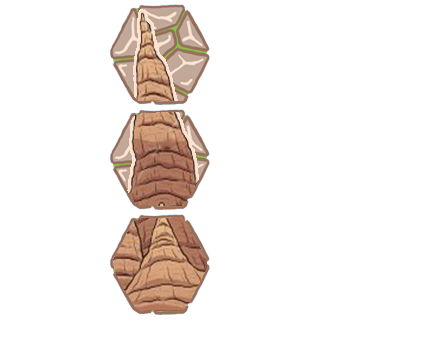
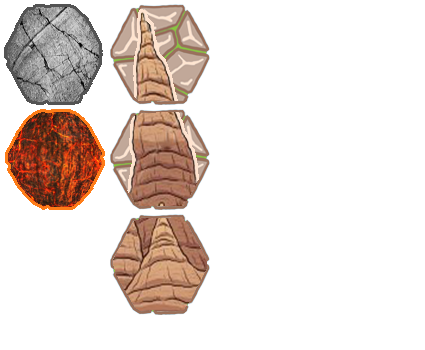
Layers edited between the first and the second 425 x 350 image:
added group "Stone" with 3 layers above "stal2 copy" over 4, 4, 103, 105
added layer "Layer 12" in group "Stone" over 4, 4, 103, 105
added layer "Layer 11" in group "Stone" over 4, 4, 103, 105
added group "stal2 copy" with 4 layers above "stal3 copy" over 5, 109, 105, 210
added layer "Layer 15" in group "stal2 copy" over 5, 109, 105, 210
added layer "Layer 14" in group "stal2 copy" over 5, 109, 105, 210
